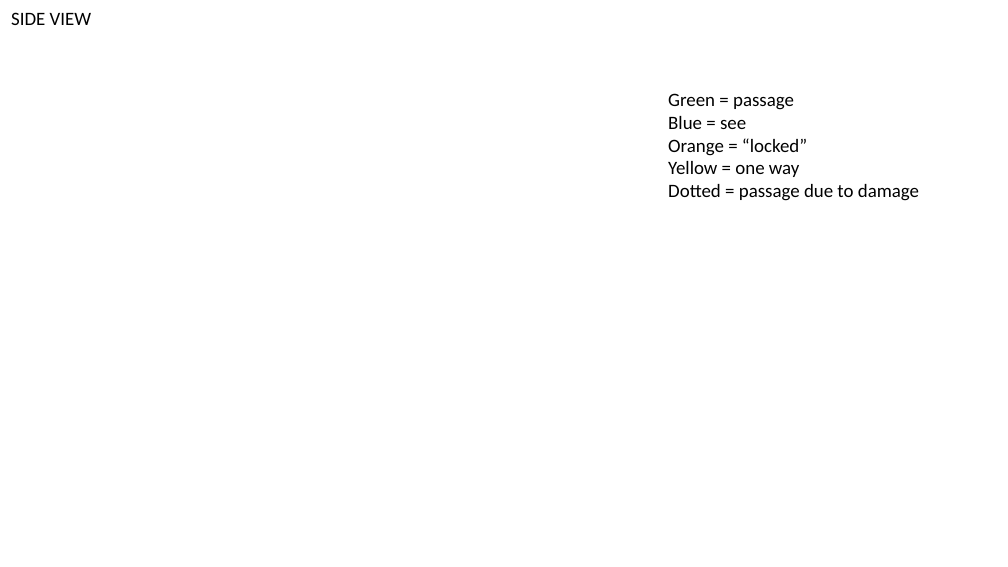
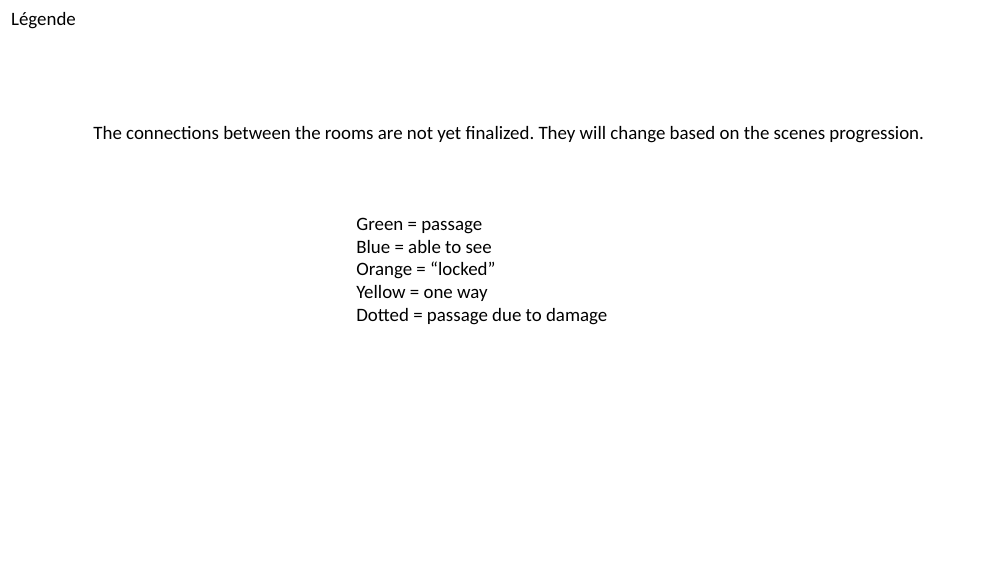
Before and after one commit to Tchetchouille/ijo-musi, a slide deck: slide 1 of Design Documents/Space/Temple Plan V1.pptx (slide 2 before the commit). Drawn at 1008x567 pixels with LibreOffice and Linux fonts; fonts in the diff are those of the drawing. Boxes give left, top, right and bottom in pixels: in the first picture for what was removed or moved away, otherwise in the second. Text is boxed around its words. In the diff, an @@ line names an element or a change of style, - is before the commit and + after.

```diff
--- a/Design Documents/Space/Temple Plan V1.pptx
+++ b/Design Documents/Space/Temple Plan V1.pptx
@@ text at <box>11,12,76,29</box>: text changed @@
-SIDE VIEW
+Légende
@@ text added at <box>93,126,923,143</box>, 18 pt, text #000000 @@
+The connections between the rooms are not yet finalized. They will change based on the scenes progression.
@@ text "Green = passage": place and size @@
-text "Green = passage" at <box>668,93,919,201</box>
+text "Green = passage" at <box>356,217,607,325</box>
@@ text at <box>356,240,492,253</box>: text changed @@
-Blue = see
+Blue = able to see
```
Also in this commit, not shown: 4 other slides changed, 1 slide removed, 20 other files.
